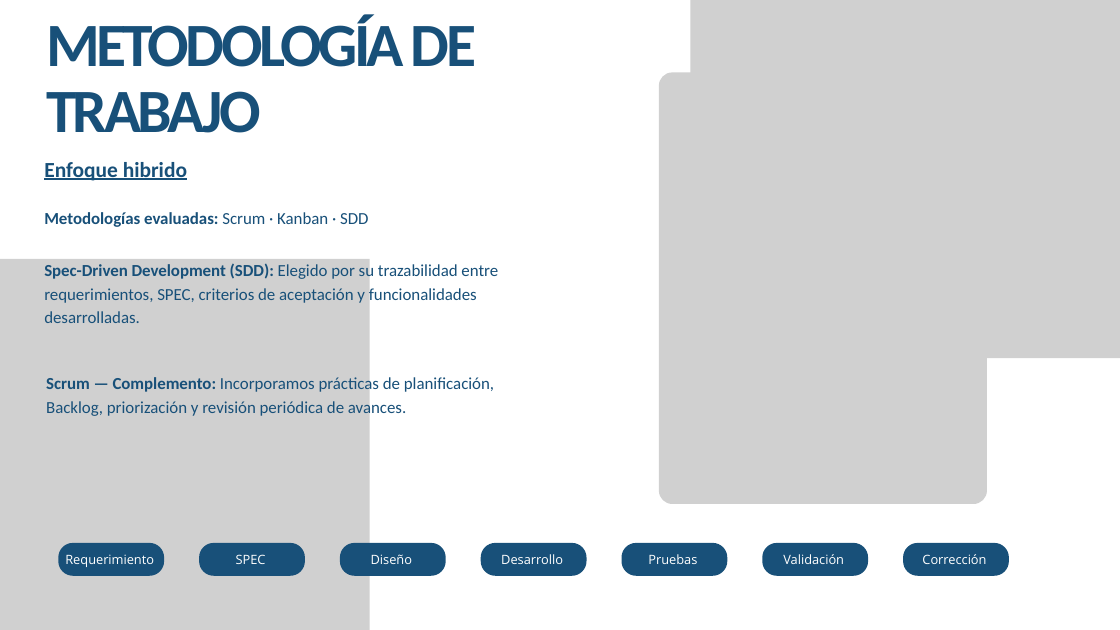
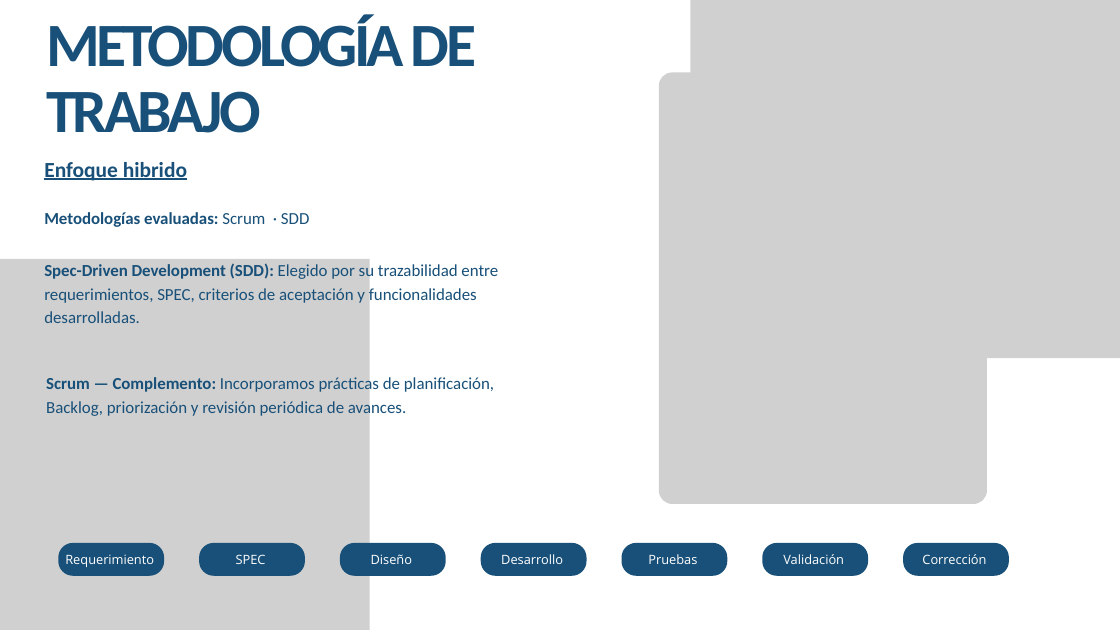
Before and after one commit to GabBerma/Proyecto_Capstone_Grupo8, a slide deck: slide 9 of Fase 1/Evidencias Grupales/Presentación Proyecto.pptx. Drawn at 1120x630 pixels with LibreOffice and Linux fonts; fonts in the diff are those of the drawing; grey boxes stand for pictures; background and template pictures are left out. Boxes give left, top, right and bottom in pixels: in the first picture for what was removed or moved away, otherwise in the second. Text is boxed around its words. In the diff, an @@ line names an element or a change of style, - is before the commit and + after.

Commit message:
Agregar evidencias Fase 1

```diff
--- a/Fase 1/Evidencias Grupales/Presentación Proyecto.pptx
+++ b/Fase 1/Evidencias Grupales/Presentación Proyecto.pptx
@@ text at (44, 212, 309, 227): text changed @@
-Metodologías evaluadas: Scrum · Kanban · SDD
+Metodologías evaluadas: Scrum · SDD
```
